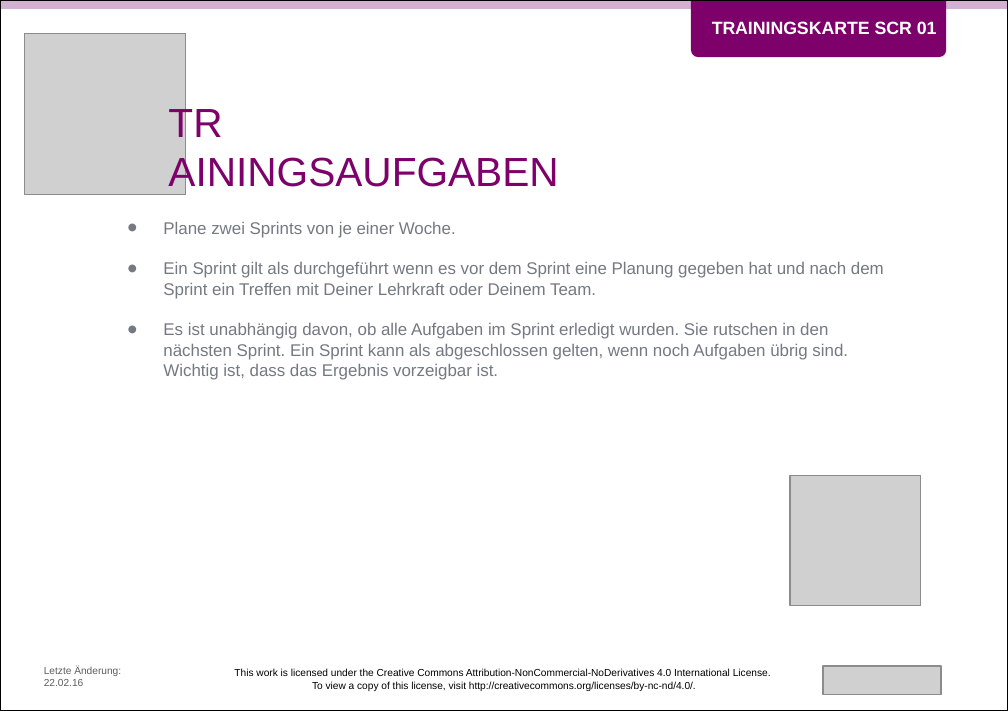
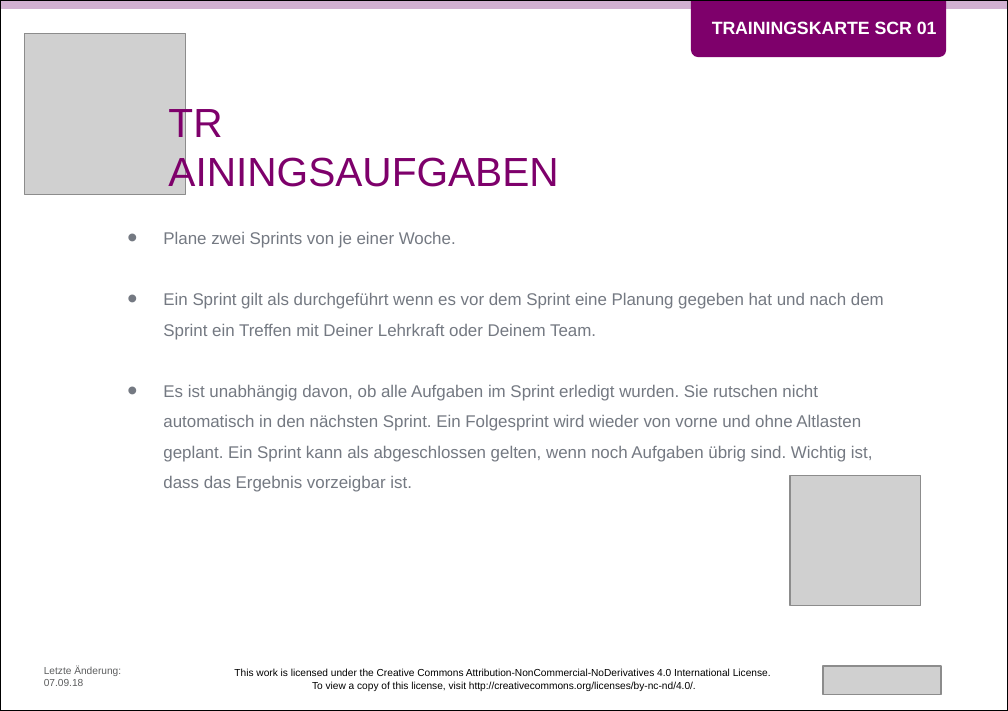
Before and after one commit to Teamtool/training-materials, a slide deck: slide 2 of training-cards/music moves/Scrum (SCR)/ger/apprentice/ger_SCR_01_Dauerlauf_mit_Sprints_MM_A.pptx. Drawn at 1008x711 pixels with LibreOffice and Linux fonts; fonts in the diff are those of the drawing; grey boxes stand for pictures. Boxes give left, top, right and bottom in pixels: in the first picture for what was removed or moved away, otherwise in the second. Text is boxed around its words. In the diff, an @@ line names an element or a change of style, - is before the commit and + after.

Commit message:
SCR 01 Dauerlauf mit Sprints
für die Promotion überarbeitet

```diff
--- a/training-cards/music moves/Scrum (SCR)/ger/apprentice/ger_SCR_01_Dauerlauf_mit_Sprints_MM_A.pptx
+++ b/training-cards/music moves/Scrum (SCR)/ger/apprentice/ger_SCR_01_Dauerlauf_mit_Sprints_MM_A.pptx
@@ rectangle "Plane zwei Sprints von je ..." resized from (x1=116, y1=211, x2=908, y2=408) to (x1=116, y1=211, x2=908, y2=520) @@
@@ text in rectangle at (x1=163, y1=232, x2=884, y2=340): line spacing 1 to 1.5 @@
@@ text in rectangle at (x1=163, y1=385, x2=873, y2=492): text changed @@
-• Es ist unabhängig davon, ob alle Aufgaben im Sprint erledigt wurden. Sie rutschen in den nächsten Sprint. Ein Sprint kann als abgeschlossen gelten, wenn noch Aufgaben übrig sind. Wichtig ist, dass das Ergebnis vorzeigbar ist.
+• Es ist unabhängig davon, ob alle Aufgaben im Sprint erledigt wurden. Sie rutschen nicht automatisch in den nächsten Sprint. Ein Folgesprint wird wieder von vorne und ohne Altlasten geplant. Ein Sprint kann als abgeschlossen gelten, wenn noch Aufgaben übrig sind. Wichtig ist, dass das Ergebnis vorzeigbar ist.
@@ text at (x1=44, y1=666, x2=121, y2=686): text changed @@
-Letzte Änderung: 22.02.16
+Letzte Änderung: 07.09.18
```
Also in this commit, not shown: 1 other slide changed, 1 other file.
